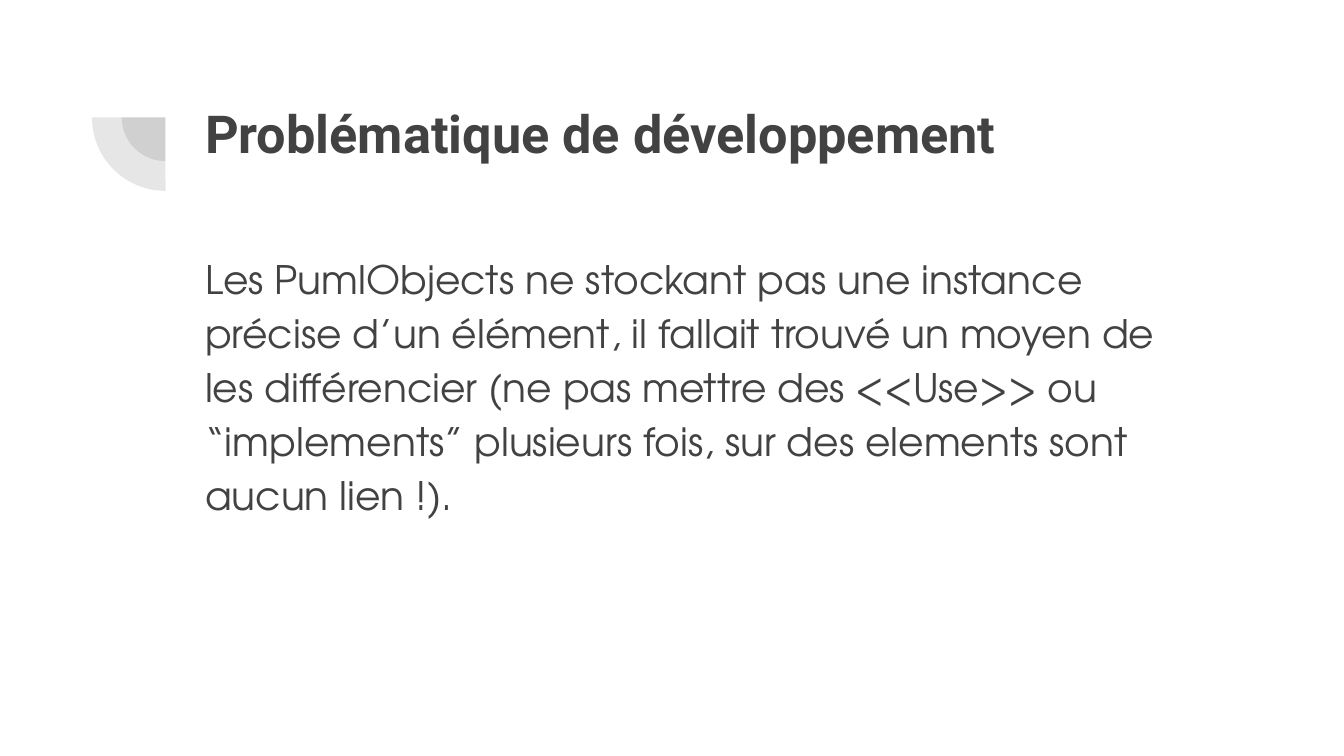
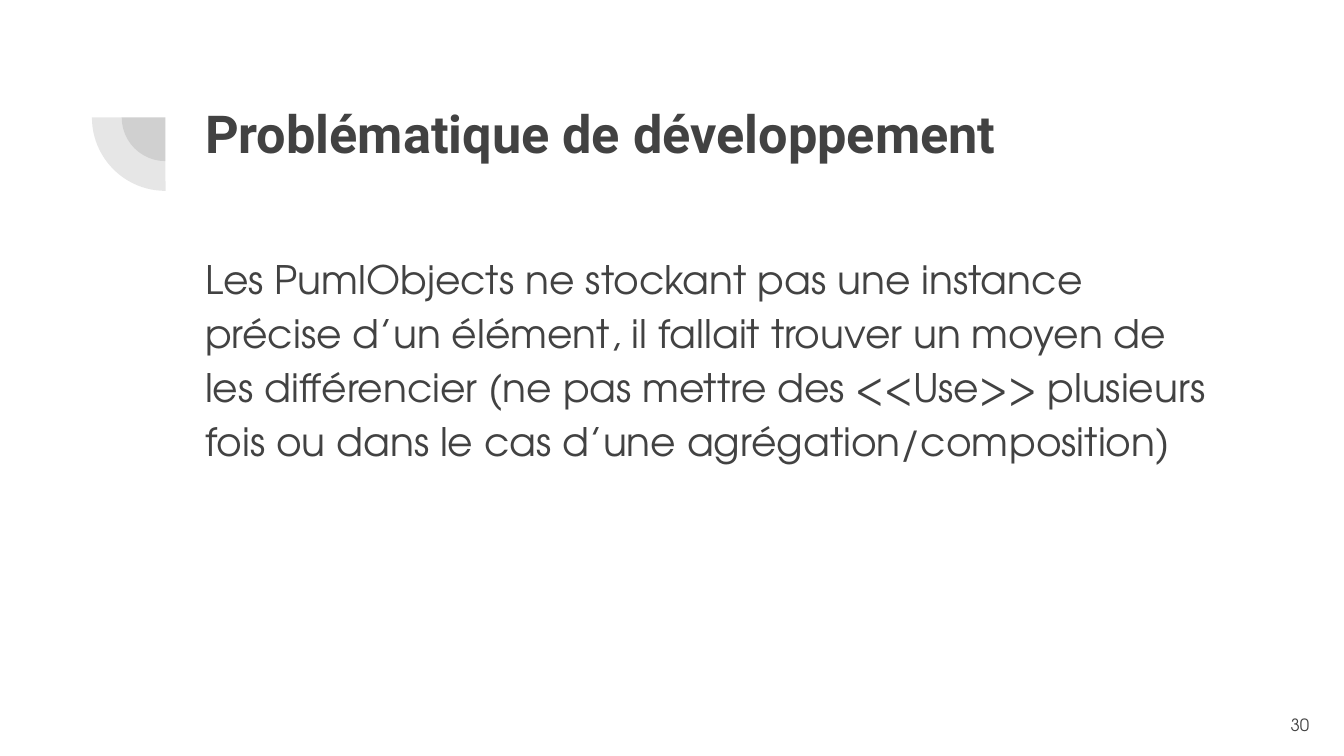
Before and after one commit to GlazKrovi/JavaToPlantUML, a slide deck: slide 30 of deliverable/P21_P22 Diapo soutenance.pptx (slide 24 before the commit). Drawn at 1344x756 pixels with LibreOffice and Linux fonts; fonts in the diff are those of the drawing. Boxes give left, top, right and bottom in pixels: in the first picture for what was removed or moved away, otherwise in the second. Text is boxed around its words. In the diff, an @@ line names an element or a change of style, - is before the commit and + after.

```diff
--- a/deliverable/P21_P22 Diapo soutenance.pptx
+++ b/deliverable/P21_P22 Diapo soutenance.pptx
@@ text at box(205, 264, 1206, 465): text changed @@
-Les PumlObjects ne stockant pas une instance précise d’un élément, il fallait trouvé un moyen de les différencier (ne pas mettre des <<Use>> ou “implements” plusieurs fois, sur des elements sont aucun lien !).
+Les PumlObjects ne stockant pas une instance précise d’un élément, il fallait trouver un moyen de les différencier (ne pas mettre des <<Use>> plusieurs fois ou dans le cas d’une agrégation/composition)
@@ page number added at box(1291, 718, 1310, 731), 9 pt, text #424242 @@
+30
```
Also in this commit, not shown: 25 other slides changed, 6 slides added.
